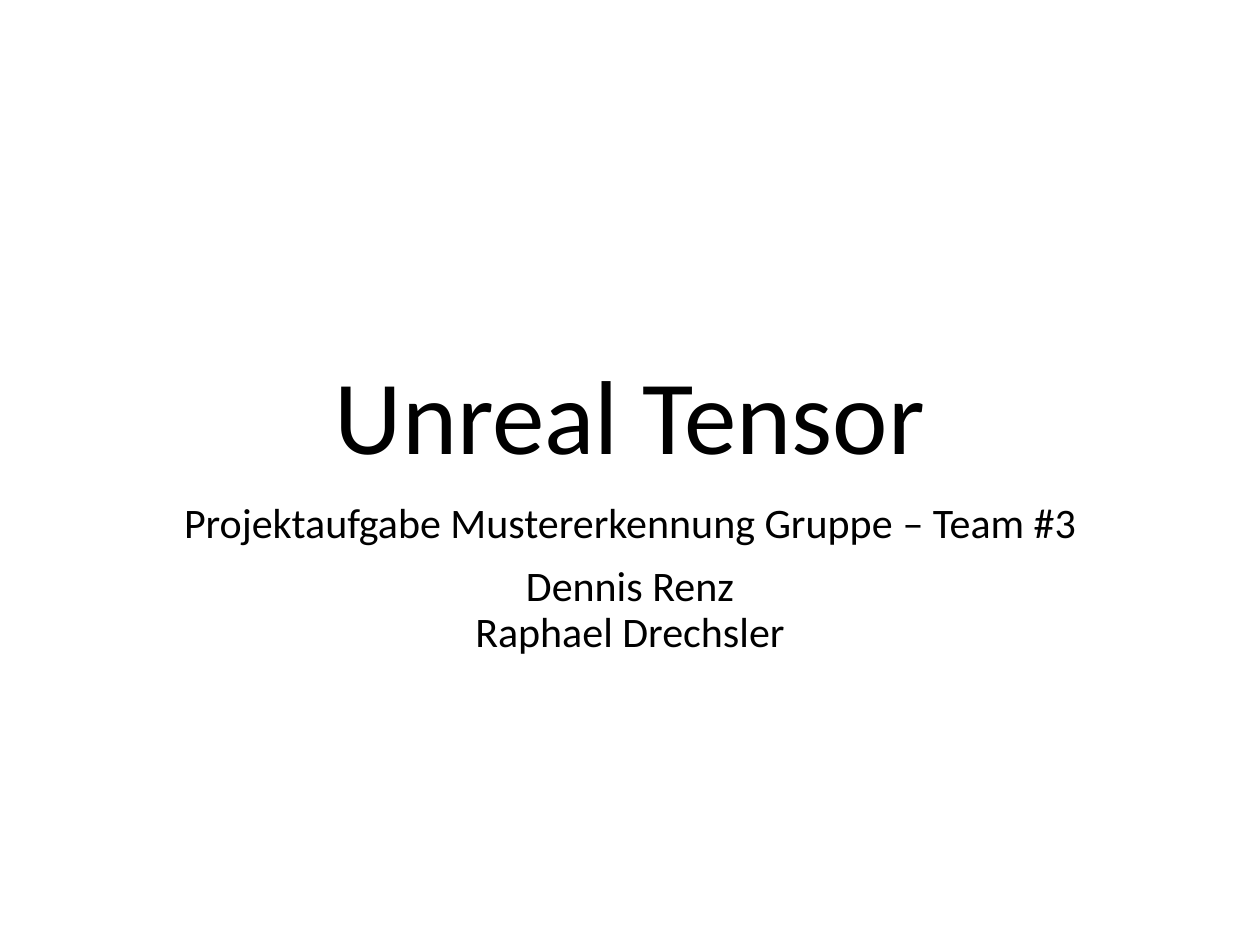
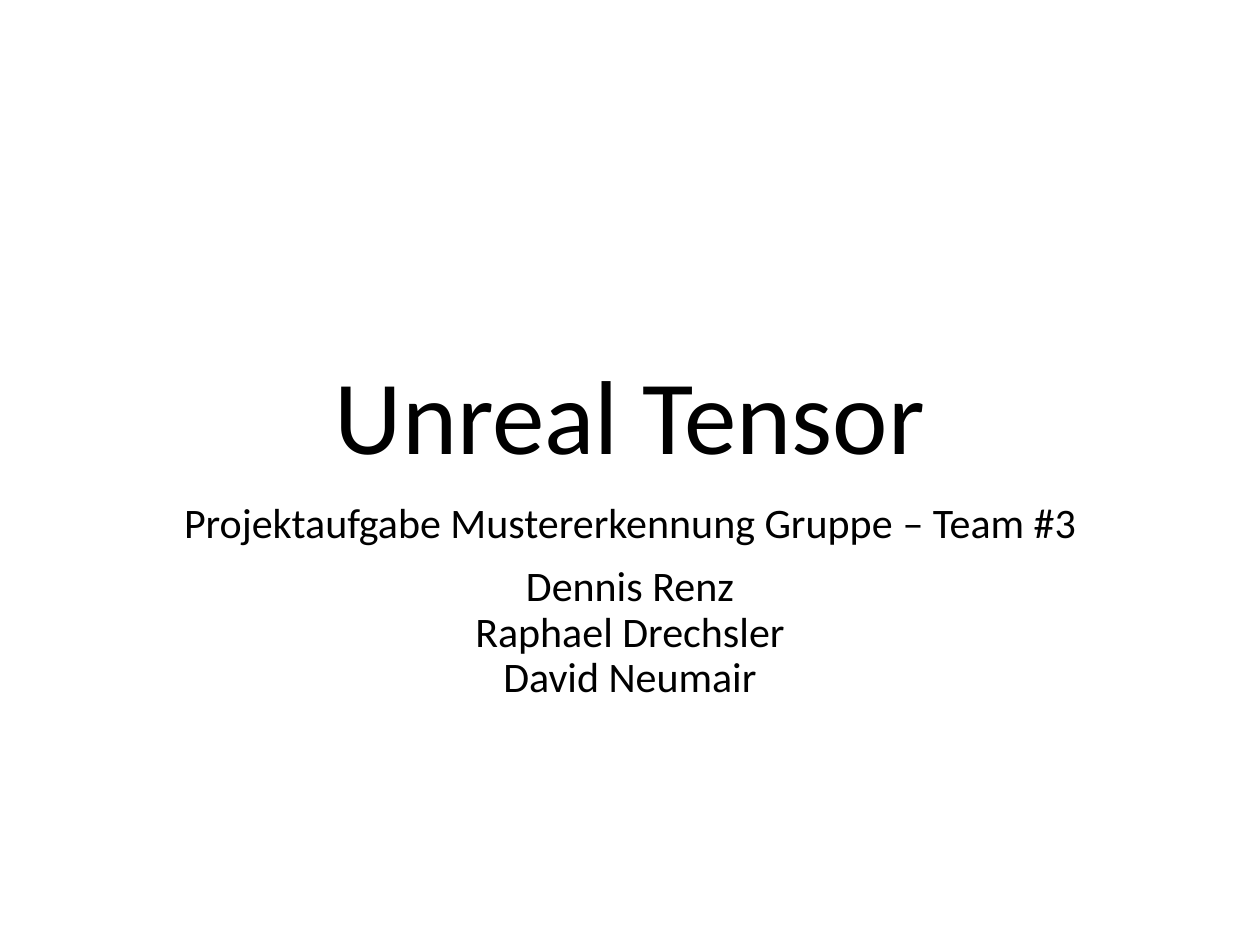
Before and after one commit to MeisterXYZ/UnrealTensor, a slide deck: slide 1 of presentation/PräsentationMuster.pptx. Drawn at 1260x945 pixels with LibreOffice and Linux fonts; fonts in the diff are those of the drawing. Boxes give left, top, right and bottom in pixels: in the first picture for what was removed or moved away, otherwise in the second. Text is boxed around its words. In the diff, an @@ line names an element or a change of style, - is before the commit and + after.

Commit message:
Updated Presentation_FIN

```diff
--- a/presentation/PräsentationMuster.pptx
+++ b/presentation/PräsentationMuster.pptx
@@ subtitle at (475,572,784,693): text changed @@
-Dennis Renz
-Raphael Drechsler
+Dennis Renz
+Raphael Drechsler
+David Neumair
```
Also in this commit, not shown: 1 other slide changed, 6 slides added, 3 other files.
